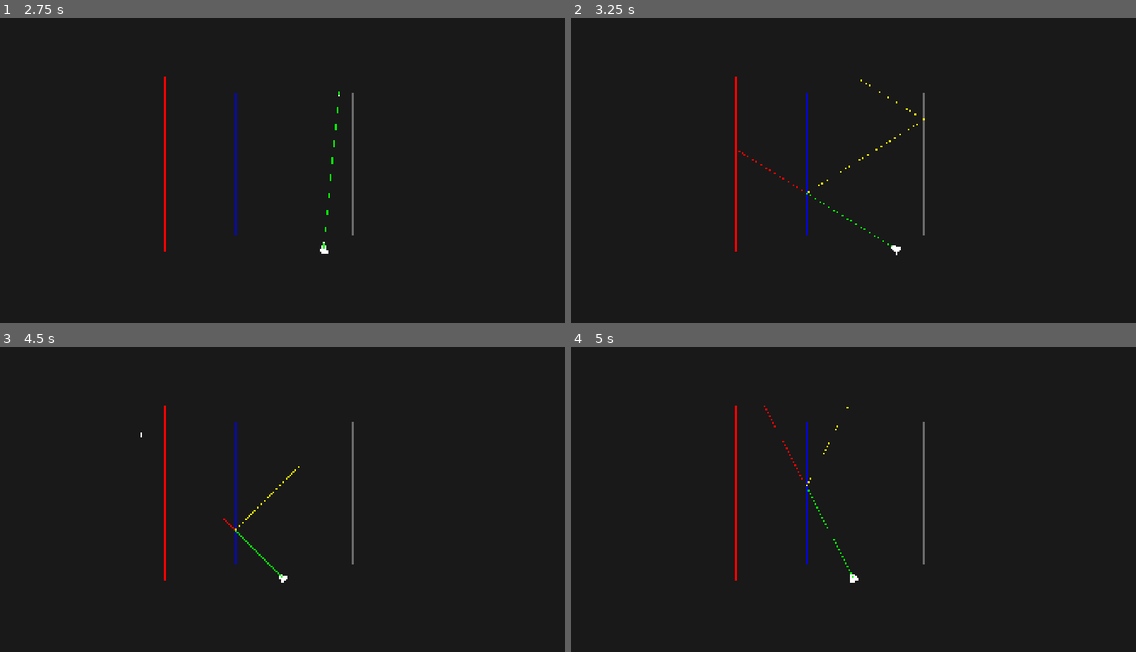
Above: before the commit, frames 1-4 (two rows, left to right).
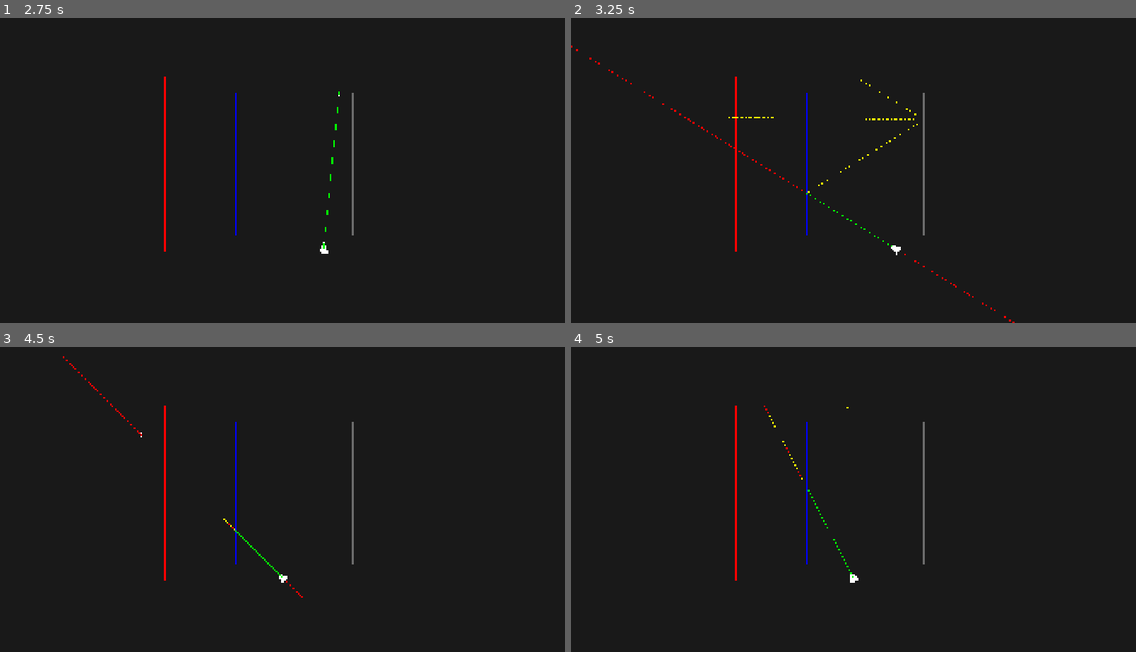
Above: after the commit, the same moments.

Repository: AlonKellner-RedHat/ricochet-game-v2
Game: Godot game, scene res://scenes/open_room_playable.tscn
The game is run twice, just before and just after one commit, with the same random seed, the same clock (stepped at 60 frames per second) and the same inputs.
Inputs (mouse positions are in pixels of both pictures, inside the frame that each line leads up to):
- Up to frame 1 (2.75 s): tap Enter at 0.5 s; move the mouse to (406, 149) at 0.52 s; hold D (move_right) 0.53-1.25 s; hold Space (fire) 0.53-1.25 s; click (406, 149) at 0.67 s; drag from (169, 179) to (254, 228) at 1.27 s; move the mouse to (339, 94) at 2.02 s; hold D (move_right) from 2.03 s (still down); tap Alt at 2.1 s
- Up to frame 2 (3.25 s): release D (move_right) at 2.75 s; drag from (825, 228) to (684, 115) at 2.77 s
- Up to frame 3 (4.5 s): tap Enter at 3.5 s; move the mouse to (452, 542) at 3.52 s; hold A (move_left) 3.53-4.25 s; tap C at 3.6 s; drag from (113, 444) to (197, 414) at 4.27 s
- Up to frame 4 (5 s): no input

Frame 1 is identical in both runs. In frame 2, 0.2% of the frame differs, in the area x 0-79%, y 9-100%; in frame 3, 0.1%; in frame 4, less than 0.1%.

Commit message:
Fix 3 preview bugs: terminal pass-through in PLANNED + cursor position
Bug 1: Terminal effects no longer stop PLANNED mode. In PLANNED mode,
ALL effects are pass-through except the next planned surface. This lets
the planned trace pass through walls to reach the cursor.

Bug 2 & 3: Cursor virtual hitpoint now uses the actual cursor position
(passed as cursor_pos parameter) instead of frame.apply(target_point),
which mapped through the reflection frame to the wrong location.

9 new tests (test_bug_fixes.gd). 162 passing, 0 failing.
Sweep: 0 violations across 14316 combos in 7 scenes.

Co-Authored-By: Claude Opus 4.6 <noreply@anthropic.com>

Diff:
--- a/scripts/math/tracer.gd
+++ b/scripts/math/tracer.gd
@@ -30,7 +30,7 @@
 static func trace_ray(initial_ray: Ray, surfaces: Array, game_state: GameState, bounds: Rect2 = DEFAULT_BOUNDS) -> TracedPath:
 	return trace(initial_ray.origin, initial_ray.direction, surfaces, game_state, bounds, initial_ray)
 
-static func trace(origin: Vector2, direction: Direction, sur …(180 unchanged characters)… eMode.PHYSICAL, plan_entries: Array = []) -> TracedPath:
+static func trace(origin: Vector2, direction: Direction, sur …(180 unchanged characters)… eMode.PHYSICAL, plan_entries: Array = [], cursor_pos: Vector2 = Vector2.ZERO) -> TracedPath:
 	var path := TracedPath.new()
 	if direction.is_zero_length():
 		return path
@@ -67,8 +67,9 @@
 			var t_target := remaining / dir_len if dir_len > 0.0 else -1.0
 			if remaining > 0.01 and t_target > 0.0 and (hit == null or hit.t < 0.0 or t_target < hit.t):
 				var target_point := ray.origin + dir_vec.normalized() * remaining
+				var cursor_vis := cursor_pos if cursor_pos != Vector2.ZERO else frame.apply(target_point)
 				path.steps.append(Step.new(
-					frame.apply(ray.origin), frame.apply(target_point),
+					frame.apply(ray.origin), cursor_vis,
 					frame.id, null, shared_ray, frame))
 				path.cursor_index = path.steps.size()
 				accumulated_dist = target_dist
@@ -109,21 +110,17 @@
 		if orig_surf and orig_surf.is_target and hit.on_segment:
 			path.targets_hit[orig_surf.id] = true
 
-		# Terminal effects: mode-independent, always stop when on-segment
-		if orig_surf and hit.on_segment:
-			var term_config: SideConfig = orig_surf.active_side_config(hit.side, state_copy)
-			if term_config != null and term_config.effect is TerminalEffect:
-				break
-
-		# Mode-dependent transformative effect application
 		var apply_effect := false
 		var effect_config: SideConfig = null
 
 		if current_mode == TraceMode.PHYSICAL:
 			if orig_surf and hit.on_segment:
 				effect_config = orig_surf.active_side_config(hit.side, state_copy)
-				if effect_config != null and effect_config.effect is TransformativeEffect:
-					apply_effect = true
+				if effect_config != null:
+					if effect_config.effect is TerminalEffect:
+						break
+					if effect_config.effect is TransformativeEffect:
+						apply_effect = true
 		elif current_mode == TraceMode.PLANNED:
 			if orig_surf and plan_index < plan_entries.size():
 				var entry: PlanManager.PlanEntry = plan_entries[plan_index]
--- a/scripts/visual/path_renderer.gd
+++ b/scripts/visual/path_renderer.gd
@@ -49,11 +49,12 @@
 
 	MobiusTransform.reset_id_counter()
 	_traced_path = Tracer.trace(player_pos, aim_dir, surfaces, GameState.new(),
-		Tracer.DEFAULT_BOUNDS, aim_ray, target_dist)
+		Tracer.DEFAULT_BOUNDS, aim_ray, target_dist,
+		Tracer.TraceMode.PHYSICAL, Tracer.TraceMode.PHYSICAL, [], cursor_pos)
 	MobiusTransform.reset_id_counter()
 	_planned_path = Tracer.trace(player_pos, aim_dir, surfaces, GameState.new(),
 		Tracer.DEFAULT_BOUNDS, aim_ray, target_dist,
-		Tracer.TraceMode.PLANNED, Tracer.TraceMode.PHYSICAL, plan_entries)
+		Tracer.TraceMode.PLANNED, Tracer.TraceMode.PHYSICAL, plan_entries, cursor_pos)
 
 	var ci: int = _planned_path.cursor_index
 	if ci < 0:
--- /dev/null
+++ b/tests/test_bug_fixes.gd
@@ -0,0 +1,188 @@
+extends GutTest
+
+func before_each() -> void:
+	Surface.reset_id_counter()
+	MobiusTransform.reset_id_counter()
+
+func _wall(x: float) -> Surface:
+	return RoomBuilder.create_block_surface(Vector2(x, 0), Vector2(x, 600), Vector2(x, 300))
+
+func _hwall(y: float) -> Surface:
+	return RoomBuilder.create_block_surface(Vector2(0, y), Vector2(1200, y), Vector2(600, y))
+
+func _mirror(x: float, y_start: float = 0.0, y_end: float = 600.0) -> Surface:
+	var mid := (y_start + y_end) / 2.0
+	var seg := Segment.new(Vector2(x, y_start), Vector2(x, y_end), Vector2(x, mid))
+	var refl := ReflectionEffect.new(seg.get_carrier())
+	var config := SideConfig.new(refl, true)
+	return Surface.new(seg, config, config, false, false)
+
+func _step(path: Tracer.TracedPath, idx: int) -> Tracer.Step:
+	return path.steps[idx]
+
+func _setup_scene() -> Array:
+	var w_top := RoomBuilder.create_block_surface(Vector2(560, 240), Vector2(1360, 240), Vector2(960, 240))
+	var w_bot := RoomBuilder.create_block_surface(Vector2(1360, 840), Vector2(560, 840), Vector2(960, 840))
+	var w_left := RoomBuilder.create_block_surface(Vector2(560, 840), Vector2(560, 240), Vector2(560, 540))
+	var m1_seg := Segment.new(Vector2(800, 300), Vector2(800, 780), Vector2(800, 540))
+	var m1_refl := ReflectionEffect.new(m1_seg.get_carrier())
+	var m1 := Surface.new(m1_seg, SideConfig.new(m1_refl, true), SideConfig.new(null, false), false, false)
+	var m2_seg := Segment.new(Vector2(1200, 300), Vector2(1200, 780), Vector2(1200, 540))
+	var m2_refl := ReflectionEffect.new(m2_seg.get_carrier())
+	var m2 := Surface.new(m2_seg, SideConfig.new(m2_refl, true), SideConfig.new(null, false), false, false)
+	return [w_top, w_bot, w_left, m1, m2]
+
+# --- Fix 1: PLANNED mode ignores terminal walls ---
+
+func test_wall_doesnt_stop_planned() -> void:
+	var w := _hwall(400)
+	var ray := Ray.new(Vector2(600, 500), Direction.new(Vector2(600, 500), Vector2(600, 200)))
+	var path := Tracer.trace(ray.origin, ray.direction, [w], GameState.new(),
+		Tracer.DEFAULT_BOUNDS, ray, 200.0,
+		Tracer.TraceMode.PLANNED, Tracer.TraceMode.PHYSICAL, [], Vector2(600, 200))
+	assert_gt(path.cursor_index, 0, "Planned trace should reach cursor through wall")
+
+func test_terminal_stops_physical() -> void:
+	var w := _hwall(400)
+	var ray := Ray.new(Vector2(600, 500), Direction.new(Vector2(600, 500), Vector2(600, 200)))
+	var path := Tracer.trace(ray.origin, ray.direction, [w], GameState.new(),
+		Tracer.DEFAULT_BOUNDS, ray, 200.0)
+	assert_eq(path.cursor_index, -1, "Physical trace should stop at wall before cursor")
+
+# --- Fix 2: Cursor at actual position ---
+
+func test_cursor_at_actual_position_after_reflection() -> void:
+	var m := _mirror(400)
+	var w := _wall(100)
+	var plan: Array = [PlanManager.PlanEntry.new(m.id, Side.Value.LEFT)]
+	var player := Vector2(600, 300)
+	var cursor := Vector2(300, 250)
+	var aim := Planner.compute_aim_direction(player, cursor, plan, [m, w], GameState.new())
+	var ray := Ray.new(player, aim)
+	var target_dist := player.distance_to(cursor)
+	MobiusTransform.reset_id_counter()
+	var path := Tracer.trace(player, aim, [m, w], GameState.new(),
+		Tracer.DEFAULT_BOUNDS, ray, target_dist,
+		Tracer.TraceMode.PLANNED, Tracer.TraceMode.PHYSICAL, plan, cursor)
+	assert_gt(path.cursor_index, 0, "Should reach cursor")
+	var cs := _step(path, path.cursor_index - 1)
+	assert_almost_eq(cs.end.x, cursor.x, 2.0, "Cursor step should end at actual cursor x")
+	assert_almost_eq(cs.end.y, cursor.y, 2.0, "Cursor step should end at actual cursor y")
+
+func test_cursor_at_actual_position_off_segment() -> void:
+	# Mirror segment y=[100,200], ray at y=300 — off-segment carrier hit
+	var seg := Segment.new(Vector2(400, 100), Vector2(400, 200), Vector2(400, 150))
+	var refl := ReflectionEffect.new(seg.get_carrier())
+	var m := Surface.new(seg, SideConfig.new(refl, true), SideConfig.new(refl, true), false, false)
+	var w := _wall(100)
+	var plan: Array = [PlanManager.PlanEntry.new(m.id, Side.Value.LEFT)]
+	var player := Vector2(600, 300)
+	var cursor := Vector2(300, 300)
+	var aim := Planner.compute_aim_direction(player, cursor, plan, [m, w], GameState.new())
+	var ray := Ray.new(player, aim)
+	var target_dist := player.distance_to(cursor)
+	MobiusTransform.reset_id_counter()
+	var path := Tracer.trace(player, aim, [m, w], GameState.new(),
+		Tracer.DEFAULT_BOUNDS, ray, target_dist,
+		Tracer.TraceMode.PLANNED, Tracer.TraceMode.PHYSICAL, plan, cursor)
+	assert_gt(path.cursor_index, 0, "Should reach cursor")
+	var cs := _step(path, path.cursor_index - 1)
+	assert_almost_eq(cs.end.x, cursor.x, 2.0, "Cursor end x = actual cursor")
+	assert_almost_eq(cs.end.y, cursor.y, 2.0, "Cursor end y = actual cursor")
+
+# --- Merged: solid path reaches cursor ---
+
+func test_solid_path_reaches_cursor_wall_case() -> void:
+	var surfaces := _setup_scene()
+	var player := Vector2(960.0, 827.9623)
+	var cursor := Vector2(968.0083, 153.2839)
+	var aim := Planner.compute_aim_direction(player, cursor, [], surfaces, GameState.new())
+	var aim_ray := Ray.new(player, aim)
+	var td := player.distance_to(cursor)
+	MobiusTransform.reset_id_counter()
+	var physical := Tracer.trace(player, aim, surfaces, GameState.new(), Tracer.DEFAULT_BOUNDS, aim_ray, td,
+		Tracer.TraceMode.PHYSICAL, Tracer.TraceMode.PHYSICAL, [], cursor)
+	MobiusTransform.reset_id_counter()
+	var planned := Tracer.trace(player, aim, surfaces, GameState.new(), Tracer.DEFAULT_BOUNDS, aim_ray, td,
+		Tracer.TraceMode.PLANNED, Tracer.TraceMode.PHYSICAL, [], cursor)
+	var ci: int = planned.cursor_index
+	if ci < 0:
+		ci = planned.steps.size()
+	var merged := StepTreeMerge.merge(planned.steps, physical.steps, ci)
+	var has_solid_near_cursor := false
+	for i in merged.size():
+		var ms: StepTreeMerge.MergedStep = merged[i]
+		if StepTypes.is_solid(ms.type) and ms.end.distance_to(cursor) < 2.0:
+			has_solid_near_cursor = true
+	assert_true(has_solid_near_cursor, "Solid path should reach cursor through wall")
+
+func test_solid_path_reaches_cursor_mirror_case() -> void:
+	var surfaces := _setup_scene()
+	var player := Vector2(1353.337, 827.9246)
+	var cursor := Vector2(1092.138, 794.4713)
+	var plan: Array = [PlanManager.PlanEntry.new(surfaces[4].id, Side.Value.LEFT)]
+	var aim := Planner.compute_aim_direction(player, cursor, plan, surfaces, GameState.new())
+	var aim_ray := Ray.new(player, aim)
+	var td := player.distance_to(cursor)
+	MobiusTransform.reset_id_counter()
+	var physical := Tracer.trace(player, aim, surfaces, GameState.new(), Tracer.DEFAULT_BOUNDS, aim_ray, td,
+		Tracer.TraceMode.PHYSICAL, Tracer.TraceMode.PHYSICAL, [], cursor)
+	MobiusTransform.reset_id_counter()
+	var planned := Tracer.trace(player, aim, surfaces, GameState.new(), Tracer.DEFAULT_BOUNDS, aim_ray, td,
+		Tracer.TraceMode.PLANNED, Tracer.TraceMode.PHYSICAL, plan, cursor)
+	var ci: int = planned.cursor_index
+	if ci < 0:
+		ci = planned.steps.size()
+	var merged := StepTreeMerge.merge(planned.steps, physical.steps, ci)
+	var has_solid_near_cursor := false
+	for i in merged.size():
+		var ms: StepTreeMerge.MergedStep = merged[i]
+		if StepTypes.is_solid(ms.type) and ms.end.distance_to(cursor) < 2.0:
+			has_solid_near_cursor = true
+	assert_true(has_solid_near_cursor, "Solid path should reach cursor with plan")
+
+# --- Full repros ---
+
+func test_repro_bug1() -> void:
+	var surfaces := _setup_scene()
+	var player := Vector2(960.0, 827.9623)
+	var cursor := Vector2(968.0083, 153.2839)
+	var aim := Planner.compute_aim_direction(player, cursor, [], surfaces, GameState.new())
+	var aim_ray := Ray.new(player, aim)
+	var td := player.distance_to(cursor)
+	MobiusTransform.reset_id_counter()
+	var planned := Tracer.trace(player, aim, surfaces, GameState.new(), Tracer.DEFAULT_BOUNDS, aim_ray, td,
+		Tracer.TraceMode.PLANNED, Tracer.TraceMode.PHYSICAL, [], cursor)
+	assert_gt(planned.cursor_index, 0, "Bug1: Planned trace must reach cursor past wall")
+
+func test_repro_bug2() -> void:
+	var surfaces := _setup_scene()
+	var player := Vector2(1353.337, 827.9246)
+	var cursor := Vector2(1092.138, 794.4713)
+	var plan: Array = [PlanManager.PlanEntry.new(surfaces[4].id, Side.Value.LEFT)]
+	var aim := Planner.compute_aim_direction(player, cursor, plan, surfaces, GameState.new())
+	var aim_ray := Ray.new(player, aim)
+	var td := player.distance_to(cursor)
+	MobiusTransform.reset_id_counter()
+	var planned := Tracer.trace(player, aim, surfaces, GameState.new(), Tracer.DEFAULT_BOUNDS, aim_ray, td,
+		Tracer.TraceMode.PLANNED, Tracer.TraceMode.PHYSICAL, plan, cursor)
+	assert_gt(planned.cursor_index, 0, "Bug2: Planned must reach cursor")
+	var cs := _step(planned, planned.cursor_index - 1)
+	assert_almost_eq(cs.end.x, cursor.x, 2.0, "Bug2: Cursor at actual x")
+	assert_almost_eq(cs.end.y, cursor.y, 2.0, "Bug2: Cursor at actual y")
+
+func test_repro_bug3() -> void:
+	var surfaces := _setup_scene()
+	var player := Vector2(930.0002, 827.9246)
+	var cursor := Vector2(717.7476, 825.5289)
+	var plan: Array = [PlanManager.PlanEntry.new(surfaces[3].id, Side.Value.LEFT)]
+	var aim := Planner.compute_aim_direction(player, cursor, plan, surfaces, GameState.new())
+	var aim_ray := Ray.new(player, aim)
+	var td := player.distance_to(cursor)
+	MobiusTransform.reset_id_counter()
+	var planned := Tracer.trace(player, aim, surfaces, GameState.new(), Tracer.DEFAULT_BOUNDS, aim_ray, td,
+		Tracer.TraceMode.PLANNED, Tracer.TraceMode.PHYSICAL, plan, cursor)
+	assert_gt(planned.cursor_index, 0, "Bug3: Planned must reach cursor")
+	var cs := _step(planned, planned.cursor_index - 1)
+	assert_almost_eq(cs.end.x, cursor.x, 2.0, "Bug3: Cursor at actual x")
+	assert_almost_eq(cs.end.y, cursor.y, 2.0, "Bug3: Cursor at actual y")
--- a/tests/test_planned_mode.gd
+++ b/tests/test_planned_mode.gd
@@ -121,7 +121,7 @@
 
 # --- Terminal stops both modes ---
 
-func test_terminal_stops_planned() -> void:
+func test_terminal_stops_physical_not_planned() -> void:
 	var w := _wall(400)
 	var ray := Ray.new(Vector2(200, 300), Direction.new(Vector2(200, 300), Vector2(600, 300)))
 	var physical := Tracer.trace(ray.origin, ray.direction, [w], GameState.new(),
@@ -129,4 +129,4 @@
 	var planned := Tracer.trace(ray.origin, ray.direction, [w], GameState.new(),
 		Tracer.DEFAULT_BOUNDS, ray, -1.0,
 		Tracer.TraceMode.PLANNED, Tracer.TraceMode.PHYSICAL, [])
-	assert_eq(physical.steps.size(), planned.steps.size(), "Both stop at terminal wall")
+	assert_gt(planned.steps.size(), physical.steps.size(), "Planned passes through wall, physical stops")
--- a/tests/test_three_trace.gd
+++ b/tests/test_three_trace.gd
@@ -87,16 +87,21 @@
 	assert_true(has_div_physical, "Should have DIVERGED_PHYSICAL")
 	assert_true(has_div_planned, "Should have DIVERGED_PLANNED")
 
-# --- Wall blocks both → aligned ---
+# --- Wall blocks physical, planned continues → divergence at wall ---
 
-func test_wall_blocks_both() -> void:
+func test_wall_blocks_physical_planned_continues() -> void:
 	var w := _wall(400)
 	var merged := _build_merged(Vector2(300, 300), Vector2(500, 300), [w])
+	var has_aligned := false
+	var has_div_planned := false
 	for i in merged.size():
 		var ms: StepTreeMerge.MergedStep = merged[i]
-		assert_true(
-			ms.type == StepTypes.Type.ALIGNED or ms.type == StepTypes.Type.ALIGNED_POST_PLANNED,
-			"Step %d should be aligned when wall blocks both (type=%d)" % [i, ms.type])
+		if ms.type == StepTypes.Type.ALIGNED:
+			has_aligned = true
+		if ms.type == StepTypes.Type.DIVERGED_PLANNED:
+			has_div_planned = true
+	assert_true(has_aligned, "Should have ALIGNED before wall")
+	assert_true(has_div_planned, "Planned continues through wall → DIVERGED_PLANNED to cursor")
 
 # --- Physical reflects, never reaches cursor ---
 
